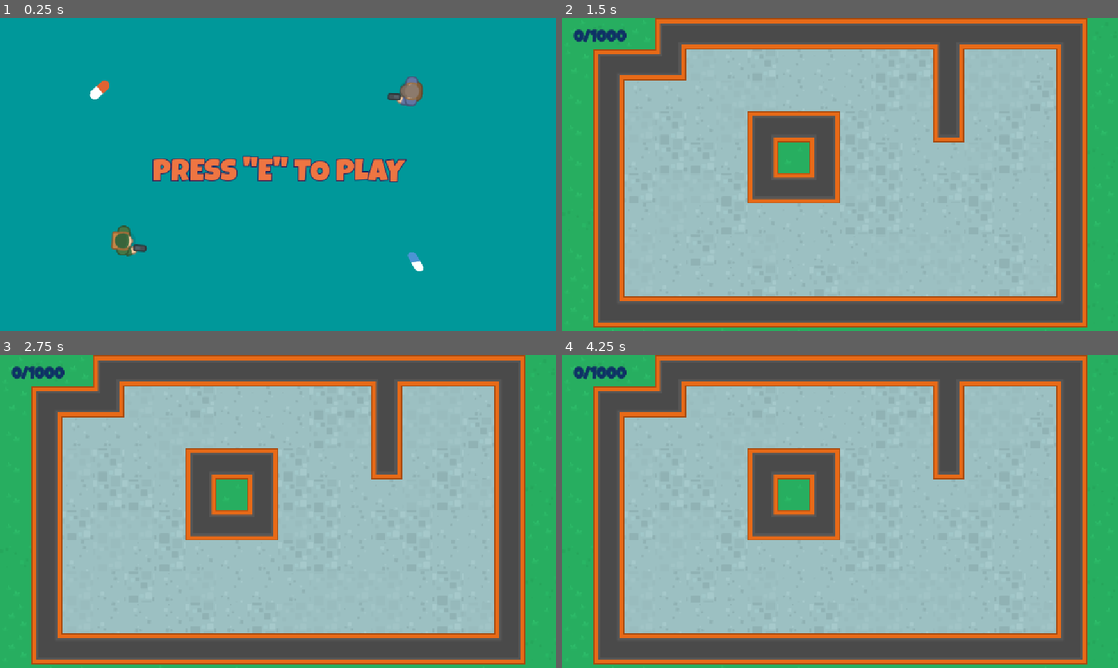
Above: before the commit, frames 1-4 (two rows, left to right).
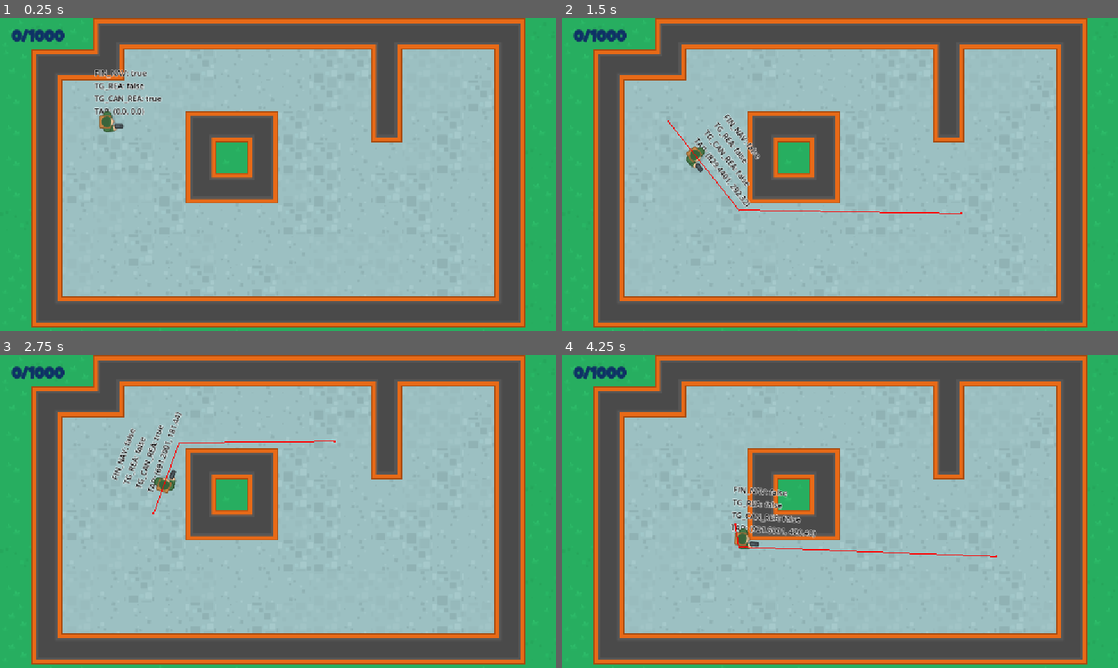
Above: after the commit, the same moments.

Repository: itsantonle/Godot-Mini-Projects
Game: Godot game, scene res://Scenes/Level/Level.tscn
Same seed, same stepped clock (60 frames per second), same inputs: the game is played once before the commit and once after it. Before the commit the project starts from res://Scenes/Main/Main.tscn.
Inputs (mouse positions are in pixels of both pictures, inside the frame that each line leads up to):
- Up to frame 1 (0.25 s): no input
- Up to frame 2 (1.5 s): tap E (enter) at 0.5, 1.35 s; move the mouse to (962, 158) at 0.52 s; click (962, 158) at 0.6 s; move the mouse to (728, 190) at 1.27 s
- Up to frame 3 (2.75 s): click (166, 527) at 1.55 s; move the mouse to (333, 442) at 2.02 s; click (333, 442) at 2.1 s
- Up to frame 4 (4.25 s): move the mouse to (812, 574) at 2.77 s; click (812, 574) at 2.85 s; move the mouse to (1006, 558) at 3.52 s; hold E (enter) from 3.53 s (still down); click (1006, 558) at 3.8 s

The runs differ from the first frame. In frame 1, 100% of the frame differs, in the area x 0-100%, y 0-100%; in frame 2, 1.0%; in frame 3, 1.0%; in frame 4, 1.1%.

Commit message:
do naviation

Diff:
--- a/DoNotMindMe/Resources/LevelTiles.tres
+++ b/DoNotMindMe/Resources/LevelTiles.tres
@@ -67,21 +67,25 @@
 0:0/0 = 0
 0:0/0/terrain_set = 0
 0:0/0/terrain = 0
+0:0/0/physics_layer_0/polygon_0/points = PackedVector2Array(-32, -32, 32, -32, 32, 32, -32, 32)
 0:0/0/terrains_peering_bit/right_side = 0
 0:0/0/terrains_peering_bit/bottom_side = 0
 1:0/0 = 0
 1:0/0/terrain_set = 0
 1:0/0/terrain = 0
+1:0/0/physics_layer_0/polygon_0/points = PackedVector2Array(-32, -32, 32, -32, 32, 32, -32, 32)
 1:0/0/terrains_peering_bit/bottom_side = 0
 1:0/0/terrains_peering_bit/left_side = 0
 2:0/0 = 0
 2:0/0/terrain_set = 0
 2:0/0/terrain = 0
+2:0/0/physics_layer_0/polygon_0/points = PackedVector2Array(-32, -32, 32, -32, 32, 32, -32, 32)
 2:0/0/terrains_peering_bit/right_side = 0
 2:0/0/terrains_peering_bit/left_side = 0
 3:0/0 = 0
 3:0/0/terrain_set = 0
 3:0/0/terrain = 0
+3:0/0/physics_layer_0/polygon_0/points = PackedVector2Array(-32, -32, 32, -32, 32, 32, -32, 32)
 3:0/0/terrains_peering_bit/right_side = 0
 3:0/0/terrains_peering_bit/bottom_side = 0
 3:0/0/terrains_peering_bit/left_side = 0
@@ -89,41 +93,49 @@
 0:1/0 = 0
 0:1/0/terrain_set = 0
 0:1/0/terrain = 0
+0:1/0/physics_layer_0/polygon_0/points = PackedVector2Array(-32, -32, 32, -32, 32, 32, -32, 32)
 0:1/0/terrains_peering_bit/left_side = 0
 0:1/0/terrains_peering_bit/top_side = 0
 1:1/0 = 0
 1:1/0/terrain_set = 0
 1:1/0/terrain = 0
+1:1/0/physics_layer_0/polygon_0/points = PackedVector2Array(-32, -32, 32, -32, 32, 32, -32, 32)
 1:1/0/terrains_peering_bit/left_side = 0
 2:1/0 = 0
 2:1/0/terrain_set = 0
 2:1/0/terrain = 0
+2:1/0/physics_layer_0/polygon_0/points = PackedVector2Array(-32, -32, 32, -32, 32, 32, -32, 32)
 2:1/0/terrains_peering_bit/top_side = 0
 3:1/0 = 0
 3:1/0/terrain_set = 0
 3:1/0/terrain = 0
+3:1/0/physics_layer_0/polygon_0/points = PackedVector2Array(-32, -32, 32, -32, 32, 32, -32, 32)
 3:1/0/terrains_peering_bit/right_side = 0
 3:1/0/terrains_peering_bit/top_side = 0
 4:1/0 = 0
 0:2/0 = 0
 0:2/0/terrain_set = 0
 0:2/0/terrain = 0
+0:2/0/physics_layer_0/polygon_0/points = PackedVector2Array(-32, -32, 32, -32, 32, 32, -32, 32)
 0:2/0/terrains_peering_bit/left_side = 0
 0:2/0/terrains_peering_bit/top_side = 0
 1:2/0 = 0
 1:2/0/terrain_set = 0
 1:2/0/terrain = 0
+1:2/0/physics_layer_0/polygon_0/points = PackedVector2Array(-32, -32, 32, -32, 32, 32, -32, 32)
 1:2/0/terrains_peering_bit/bottom_side = 0
 1:2/0/terrains_peering_bit/top_side = 0
 2:2/0 = 0
 2:2/0/terrain_set = 0
 2:2/0/terrain = 0
+2:2/0/physics_layer_0/polygon_0/points = PackedVector2Array(-32, -32, 32, -32, 32, 32, -32, 32)
 2:2/0/terrains_peering_bit/right_side = 0
 2:2/0/terrains_peering_bit/bottom_side = 0
 2:2/0/terrains_peering_bit/top_side = 0
 3:2/0 = 0
 3:2/0/terrain_set = 0
 3:2/0/terrain = 0
+3:2/0/physics_layer_0/polygon_0/points = PackedVector2Array(-32, -32, 32, -32, 32, 32, -32, 32)
 3:2/0/terrains_peering_bit/bottom_side = 0
 3:2/0/terrains_peering_bit/left_side = 0
 3:2/0/terrains_peering_bit/top_side = 0
@@ -131,14 +143,17 @@
 0:3/0 = 0
 0:3/0/terrain_set = 0
 0:3/0/terrain = 0
+0:3/0/physics_layer_0/polygon_0/points = PackedVector2Array(-32, -32, 32, -32, 32, 32, -32, 32)
 0:3/0/terrains_peering_bit/bottom_side = 0
 1:3/0 = 0
 1:3/0/terrain_set = 0
 1:3/0/terrain = 0
+1:3/0/physics_layer_0/polygon_0/points = PackedVector2Array(-32, -32, 32, -32, 32, 32, -32, 32)
 1:3/0/terrains_peering_bit/right_side = 0
 2:3/0 = 0
 2:3/0/terrain_set = 0
 2:3/0/terrain = 0
+2:3/0/physics_layer_0/polygon_0/points = PackedVector2Array(-32, -32, 32, -32, 32, 32, -32, 32)
 2:3/0/terrains_peering_bit/right_side = 0
 2:3/0/terrains_peering_bit/bottom_side = 0
 2:3/0/terrains_peering_bit/left_side = 0
@@ -146,6 +161,7 @@
 3:3/0 = 0
 3:3/0/terrain_set = 0
 3:3/0/terrain = 0
+3:3/0/physics_layer_0/polygon_0/points = PackedVector2Array(-32, -32, 32, -32, 32, 32, -32, 32)
 4:3/0 = 0
 
 [sub_resource type="TileSetAtlasSource" id="TileSetAtlasSource_q23xf"]
@@ -162,6 +178,7 @@
 
 [resource]
 tile_size = Vector2i(64, 64)
+physics_layer_0/collision_layer = 1
 terrain_set_0/mode = 2
 terrain_set_0/terrain_0/name = "Walls"
 terrain_set_0/terrain_0/color = Color(0.4896, 0.112383, 0.832096, 1)
--- a/DoNotMindMe/Scenes/GameUI/GameUi.tscn
+++ b/DoNotMindMe/Scenes/GameUI/GameUi.tscn
@@ -10,6 +10,7 @@
 anchor_bottom = 1.0
 grow_horizontal = 2
 grow_vertical = 2
+mouse_filter = 2
 script = ExtResource("1_diq3n")
 
 [node name="MC" type="MarginContainer" parent="."]
--- a/DoNotMindMe/Scenes/Level/Level.tscn
+++ b/DoNotMindMe/Scenes/Level/Level.tscn
@@ -1,7 +1,14 @@
-[gd_scene load_steps=3 format=4 uid="uid://dduix381kf2mu"]
+[gd_scene load_steps=5 format=4 uid="uid://dduix381kf2mu"]
 
 [ext_resource type="PackedScene" uid="uid://c21wjxirt07sd" path="res://Scenes/GameUI/GameUi.tscn" id="1_vbawi"]
 [ext_resource type="TileSet" uid="uid://bnw1x0u5qn825" path="res://Resources/LevelTiles.tres" id="2_3hkb6"]
+[ext_resource type="PackedScene" uid="uid://8an0v52gocu1" path="res://Scenes/NPC/Npc.tscn" id="3_4dwx7"]
+
+[sub_resource type="NavigationPolygon" id="NavigationPolygon_3hkb6"]
+vertices = PackedVector2Array(365.68, 396.75, 900.289, 405.703, 876.328, 546.961, 154.383, 545.039, 370.32, 181.156, 163.688, 172.719, 274.719, 153.891, 281.492, 90.0469, 743.617, 91.9219, 731.031, 177.141)
+polygons = Array[PackedInt32Array]([PackedInt32Array(0, 1, 2, 3), PackedInt32Array(4, 0, 3, 5, 6), PackedInt32Array(7, 8, 9, 4, 6)])
+outlines = Array[PackedVector2Array]([PackedVector2Array(268, 75, 761, 77, 744, 192, 385, 196, 381, 382, 918, 391, 889, 562, 139, 560, 149, 160, 261, 141)])
+agent_radius = 15.0
 
 [node name="Level" type="Node2D"]
 
@@ -22,3 +29,9 @@
 [node name="Concrete" type="TileMapLayer" parent="Tiles"]
 tile_map_data = PackedByteArray("AAACAAIAAQAAAAAAAAACAAMAAQADAAAAAAACAAQAAQABAAAAAAACAAUAAQACAAAAAAACAAYAAQABAAAAAAACAA …(1488 unchanged characters)…
 tile_set = ExtResource("2_3hkb6")
+
+[node name="NavigationRegion2D" type="NavigationRegion2D" parent="."]
+navigation_polygon = SubResource("NavigationPolygon_3hkb6")
+
+[node name="NPC" parent="." instance=ExtResource("3_4dwx7")]
+position = Vector2(220, 214)
--- /dev/null
+++ b/DoNotMindMe/Scenes/NPC/Npc.gd
@@ -0,0 +1,33 @@
+extends CharacterBody2D
+@onready var nav_agent: NavigationAgent2D = $NavAgent
+@onready var debug_label: Label = $DebugLabel
+
+const SPEED: float = 100.0
+
+
+func _unhandled_input(event: InputEvent) -> void:
+	if Input.is_action_just_pressed("set_target"):
+		nav_agent.target_position = get_global_mouse_position()
+
+func _ready() -> void:
+	set_label()
+func _physics_process(delta: float) -> void:
+	update_navigation()
+	set_label()
+
+
+func update_navigation() -> void:
+	if nav_agent.is_navigation_finished():
+		return
+
+	var npp: Vector2 = nav_agent.get_next_path_position()
+	rotation = global_position.direction_to(npp).angle()
+	velocity = transform.x * SPEED
+	move_and_slide()
+
+func set_label() -> void:
+	var s:String = "FIN_NAV: %s\n" % nav_agent.is_navigation_finished()
+	s += "TG_REA: %s\n" % nav_agent.is_target_reached()
+	s+= "TG_CAN_REA: %s\n" % nav_agent.is_target_reachable()
+	s+= "TAR: %s" % nav_agent.target_position
+	debug_label.text = s
--- /dev/null
+++ b/DoNotMindMe/Scenes/NPC/Npc.tscn
@@ -0,0 +1,33 @@
+[gd_scene load_steps=4 format=3 uid="uid://8an0v52gocu1"]
+
+[ext_resource type="Script" uid="uid://u65yc73rosnp" path="res://Scenes/NPC/Npc.gd" id="1_nvvju"]
+[ext_resource type="Texture2D" uid="uid://wuqtcp1myj77" path="res://assets/images/soldier1_gun.png" id="1_o5qkj"]
+
+[sub_resource type="CapsuleShape2D" id="CapsuleShape2D_o5qkj"]
+radius = 11.0
+height = 34.0
+
+[node name="NPC" type="CharacterBody2D"]
+script = ExtResource("1_nvvju")
+
+[node name="DebugLabel" type="Label" parent="."]
+offset_left = -25.0
+offset_top = -112.0
+offset_right = 29.0
+offset_bottom = -37.0
+theme_override_colors/font_color = Color(0, 0, 0, 1)
+theme_override_colors/font_outline_color = Color(1, 1, 1, 1)
+theme_override_constants/outline_size = 4
+text = "addaaf
+addafa
+adfaf"
+
+[node name="Sprite2D" type="Sprite2D" parent="."]
+texture = ExtResource("1_o5qkj")
+offset = Vector2(10, 0)
+
+[node name="CollisionShape2D" type="CollisionShape2D" parent="."]
+shape = SubResource("CapsuleShape2D_o5qkj")
+
+[node name="NavAgent" type="NavigationAgent2D" parent="."]
+debug_enabled = true
--- a/DoNotMindMe/project.godot
+++ b/DoNotMindMe/project.godot
@@ -11,7 +11,7 @@
 [application]
 
 config/name="DoNotMindMe"
-run/main_scene="uid://cqupovbpe26g4"
+run/main_scene="uid://dduix381kf2mu"
 config/features=PackedStringArray("4.4", "Mobile")
 config/icon="res://icon.svg"
 
@@ -19,6 +19,11 @@
 
 SignalHub="*res://Globals/SignalHub.gd"
 GameManager="*res://Globals/GameManager.gd"
+
+[debug]
+
+shapes/navigation/geometry_edge_color=Color(0.501961, 0.247059, 1, 1)
+shapes/navigation/geometry_face_color=Color(0.501961, 0.415686, 1, 0.4)
 
 [display]
 
@@ -42,6 +47,11 @@
 "events": [Object(InputEventKey,"resource_local_to_scene":false,"resource_name":"","device":-1,"window_id":0,"alt_press …(195 unchanged characters)…
 ]
 }
+set_target={
+"deadzone": 0.2,
+"events": [Object(InputEventMouseButton,"resource_local_to_scene":false,"resource_name":"","device":-1,"window_id":0,"alt_pressed":false,"shift_pressed":false,"ctrl_pressed":false,"meta_pressed":false,"button_mask":1,"position":Vector2(271, 4),"global_position":Vector2(280, 52),"factor":1.0,"button_index":1,"canceled":false,"pressed":true,"double_click":false,"script":null)
+]
+}
 
 [rendering]
 
Not shown, added: DoNotMindMe/Scenes/NPC/Npc.gd.uid
